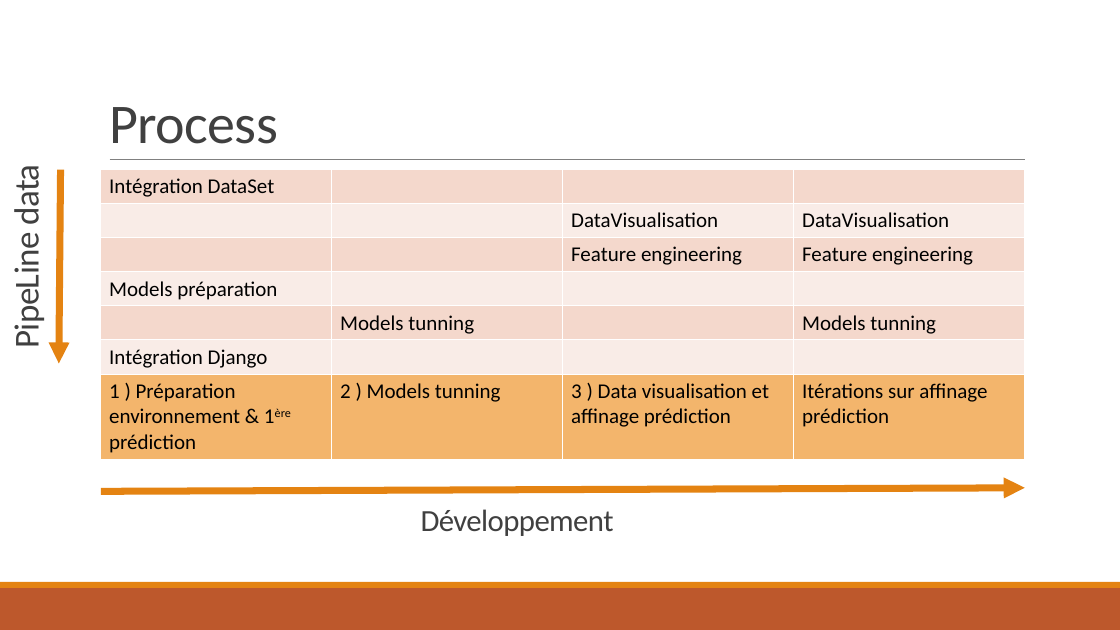
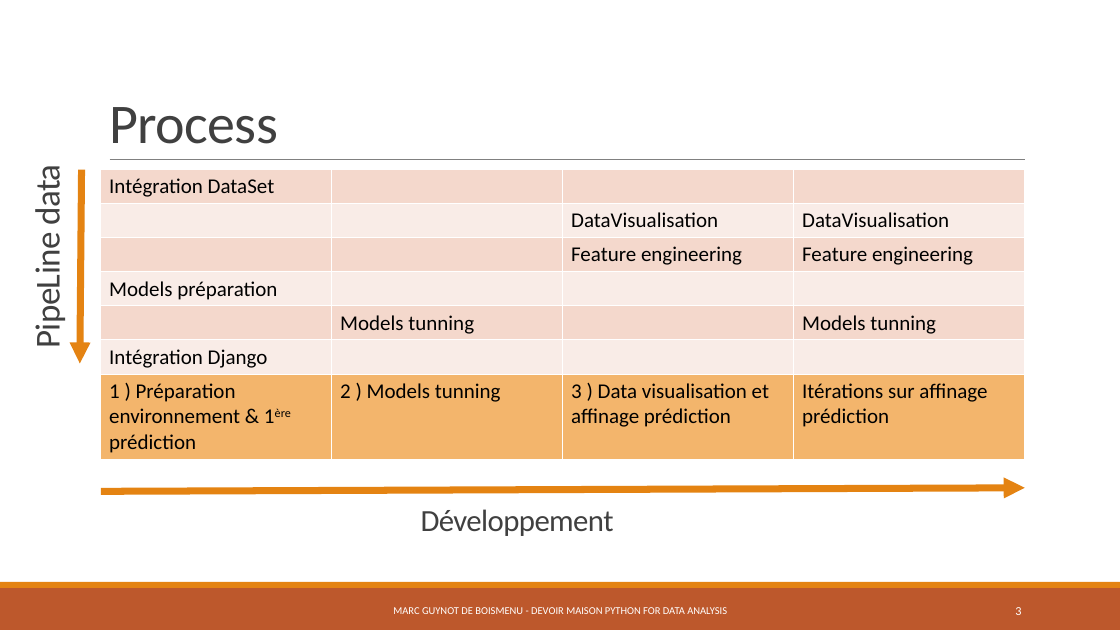
Before and after one commit to Koalananas/pythonfordata, a slide deck: slide 3 of rapport_marc_guynot.pptx. Drawn at 1120x630 pixels with LibreOffice and Linux fonts; fonts in the diff are those of the drawing. Boxes give left, top, right and bottom in pixels: in the first picture for what was removed or moved away, otherwise in the second. Text is boxed around its words. In the diff, an @@ line names an element or a change of style, - is before the commit and + after.

```diff
--- a/rapport_marc_guynot.pptx
+++ b/rapport_marc_guynot.pptx
@@ text "PipeLine data": place and size @@
-text "PipeLine data" at bbox=[5, 171, 48, 345]
+text "PipeLine data" at bbox=[26, 171, 69, 345]
@@ arrow moved from (60, 170) - (59, 364) to (82, 170) - (80, 364) @@
@@ text added at bbox=[393, 607, 727, 614], 9 pt, text #FFFFFF @@
+MARC GUYNOT DE BOISMENU - DEVOIR MAISON PYTHON FOR DATA ANALYSIS
@@ page number added at bbox=[1015, 607, 1021, 615], 10.5 pt, text #FFFFFF @@
+3
```
Also in this commit, not shown: 10 other slides changed, 1 slide added, 1 other file.
